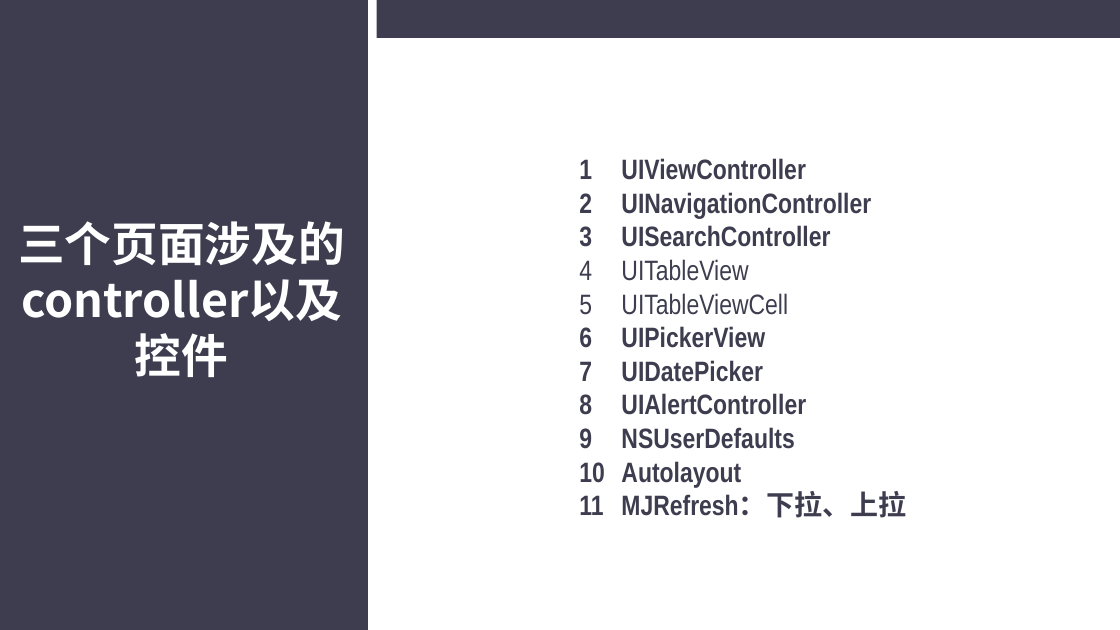
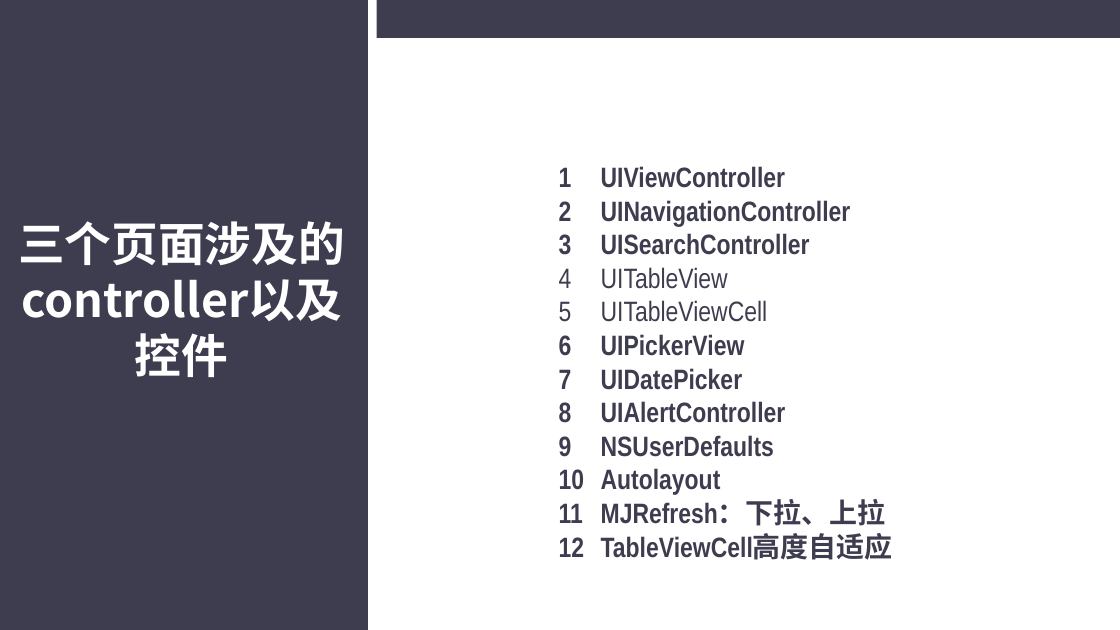
Before and after one commit to CODEJY/IOSProjects, a slide deck: slide 2 of Sharing3.ppt. Drawn at 1120x630 pixels with LibreOffice and Linux fonts; fonts in the diff are those of the drawing. Boxes give left, top, right and bottom in pixels: in the first picture for what was removed or moved away, otherwise in the second. Text is boxed around its words. In the diff, an @@ line names an element or a change of style, - is before the commit and + after.

```diff
--- a/Sharing3.ppt
+++ b/Sharing3.ppt
@@ text "UIViewController": place and size @@
-text "UIViewController" at box(621, 158, 906, 518)
+text "UIViewController" at box(601, 166, 893, 560)
@@ text at box(601, 534, 893, 560): paragraph added @@
+12 TableViewCell高度自适应
```
Also in this commit, not shown: 2 slides added, 5 slides removed, 8 other files.
